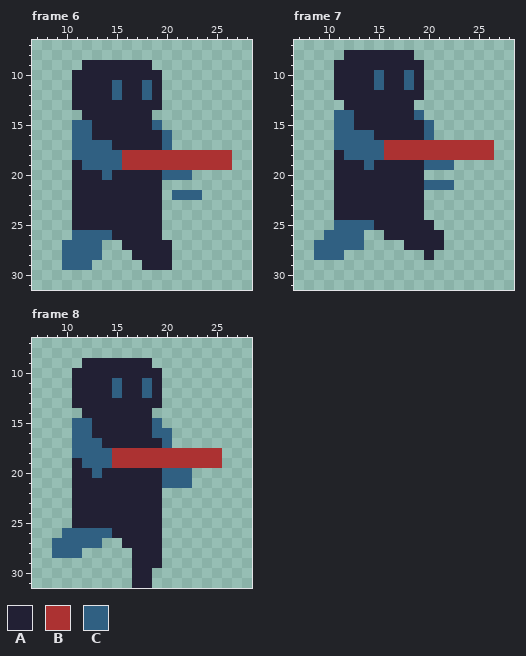
A animated GIF sprite gets an edit: tutorials/my_first_walk_holding.gif. Above, as it was before the edit.
The file is 192x192 pixels, drawn in blocks of 6x6; one block is one cell here. Shown: frame 6: x 7..28, y 7..31; frame 7: x 7..28, y 7..31; frame 8: x 7..28, y 7..31. The commit also changed other frames, which this record leaves out.
Palette (. is transparent): A #222034  B #ac3232  C #306082
Pixels before, frame 6, first column x 10:
 9 ..AAAAAAA........
10 .AAAAAAAAA.......
11 .AAAACAACA.......
12 .AAAACAACA.......
13 .AAAAAAAAA.......
14 ..AAAAAAA........
15 .CCAAAAAAC.......
16 .CCAAAAAAAC......
17 .CCCCAAAAAC......
18 .CCCCCBBBBBBBBBBB
19 .ACCCCBBBBBBBBBBB
20 .AAACAAAAACCC....
21 .AAAAAAAAA.......
22 .AAAAAAAAA.CCC...
23 .AAAAAAAAA.......
24 .AAAAAAAAA.......
25 .AAAAAAAAA.......
26 .CCCCAAAAA.......
27 CCCC..AAAAA......
28 CCCC...AAAA......
29 CCC.....AAA......
Pixels before, frame 7, first column x 9:
 8 ...AAAAAAA........
 9 ..AAAAAAAAA.......
10 ..AAAACAACA.......
11 ..AAAACAACA.......
12 ..AAAAAAAAA.......
13 ...AAAAAAA........
14 ..CCAAAAAAC.......
15 ..CCAAAAAAAC......
16 ..CCCCAAAAAC......
17 ..CCCCCBBBBBBBBBBB
18 ..ACCCCBBBBBBBBBBB
19 ..AAACAAAAACCC....
20 ..AAAAAAAAA.......
21 ..AAAAAAAAACCC....
22 ..AAAAAAAAA.......
23 ..AAAAAAAAA.......
24 ..AAAAAAAAA.......
25 ..CCCCAAAAAA......
26 .CCCC..AAAAAA.....
27 CCCCC....AAAA.....
28 CCC........A......
Pixels before, frame 8, first column x 9:
 9 ...AAAAAAA.......
10 ..AAAAAAAAA......
11 ..AAAACAACA......
12 ..AAAACAACA......
13 ..AAAAAAAAA......
14 ...AAAAAAA.......
15 ..CCAAAAAAC......
16 ..CCAAAAAACC.....
17 ..CCCAAAAAAC.....
18 ..CCCCBBBBBBBBBBB
19 ..ACCCBBBBBBBBBBB
20 ..AACAAAAAACCC...
21 ..AAAAAAAAACCC...
22 ..AAAAAAAAA......
23 ..AAAAAAAAA......
24 ..AAAAAAAAA......
25 ..AAAAAAAAA......
26 .CCCCCAAAAA......
27 CCCCC..AAAA......
28 CCC.....AAA......
29 ........AAA......
30 ........AA.......
31 ........AA.......
Once edited:
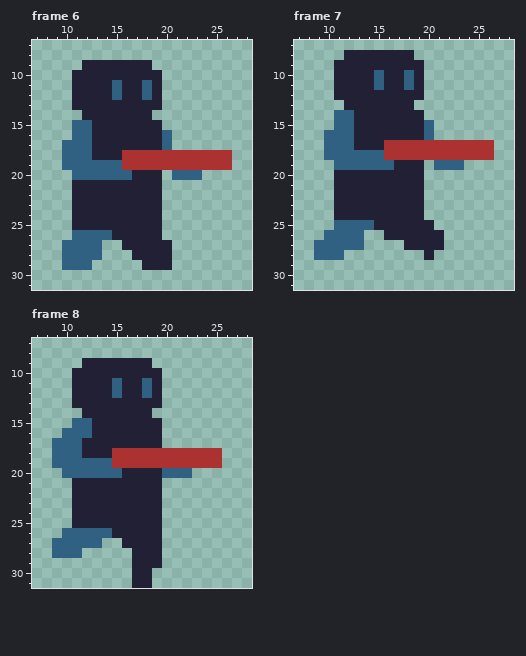
Author's note on the commit: cleaning up arms
Difference:
{"where": "frame 6"}
{"frame":6,"y":15,"x":19,"old":"C","new":"A"}
{"frame":6,"y":17,"x":10,"old":".","new":"C"}
{"frame":6,"y":17,"x":13,"old":"CC","new":"AA"}
{"frame":6,"y":18,"x":10,"old":".","new":"C"}
{"frame":6,"y":18,"x":13,"old":"CCC","new":"AAA"}
{"frame":6,"y":19,"x":10,"old":".A","new":"CC"}
{"frame":6,"y":20,"x":11,"old":"AAA","new":"CCC"}
{"frame":6,"y":20,"x":15,"old":"AA","new":"CC"}
{"frame":6,"y":20,"x":20,"old":"C","new":"."}
{"frame":6,"y":20,"x":23,"old":".","new":"C"}
{"frame":6,"y":22,"x":21,"old":"CCC","new":"..."}
{"where": "frame 7"}
{"frame":7,"y":14,"x":19,"old":"C","new":"A"}
{"frame":7,"y":16,"x":10,"old":".","new":"C"}
{"frame":7,"y":16,"x":13,"old":"CC","new":"AA"}
{"frame":7,"y":17,"x":10,"old":".","new":"C"}
{"frame":7,"y":17,"x":13,"old":"CCC","new":"AAA"}
{"frame":7,"y":18,"x":10,"old":".A","new":"CC"}
{"frame":7,"y":19,"x":11,"old":"AAA","new":"CCC"}
{"frame":7,"y":19,"x":15,"old":"AA","new":"CC"}
{"frame":7,"y":19,"x":20,"old":"C","new":"."}
{"frame":7,"y":19,"x":23,"old":".","new":"C"}
{"frame":7,"y":21,"x":20,"old":"CCC","new":"..."}
{"where": "frame 8"}
{"frame":8,"y":15,"x":19,"old":"C","new":"A"}
{"frame":8,"y":16,"x":10,"old":".","new":"C"}
{"frame":8,"y":16,"x":19,"old":"CC","new":"A."}
{"frame":8,"y":17,"x":9,"old":"..","new":"CC"}
{"frame":8,"y":17,"x":12,"old":"CC","new":"AA"}
{"frame":8,"y":17,"x":20,"old":"C","new":"."}
{"frame":8,"y":18,"x":9,"old":"..","new":"CC"}
{"frame":8,"y":18,"x":12,"old":"CCC","new":"AAA"}
{"frame":8,"y":19,"x":9,"old":"..A","new":"CCC"}
{"frame":8,"y":20,"x":10,"old":".AA","new":"CCC"}
{"frame":8,"y":20,"x":14,"old":"AA","new":"CC"}
{"frame":8,"y":21,"x":20,"old":"CCC","new":"..."}
{"label":"changed","picture_box":[152,120,162,130]}
{"label":"changed","picture_box":[62,140,202,200]}
{"label":"changed","picture_box":[414,110,424,120]}
{"label":"changed","picture_box":[324,130,464,190]}
{"label":"changed","picture_box":[152,418,192,488]}
{"label":"changed","picture_box":[52,428,122,478]}
